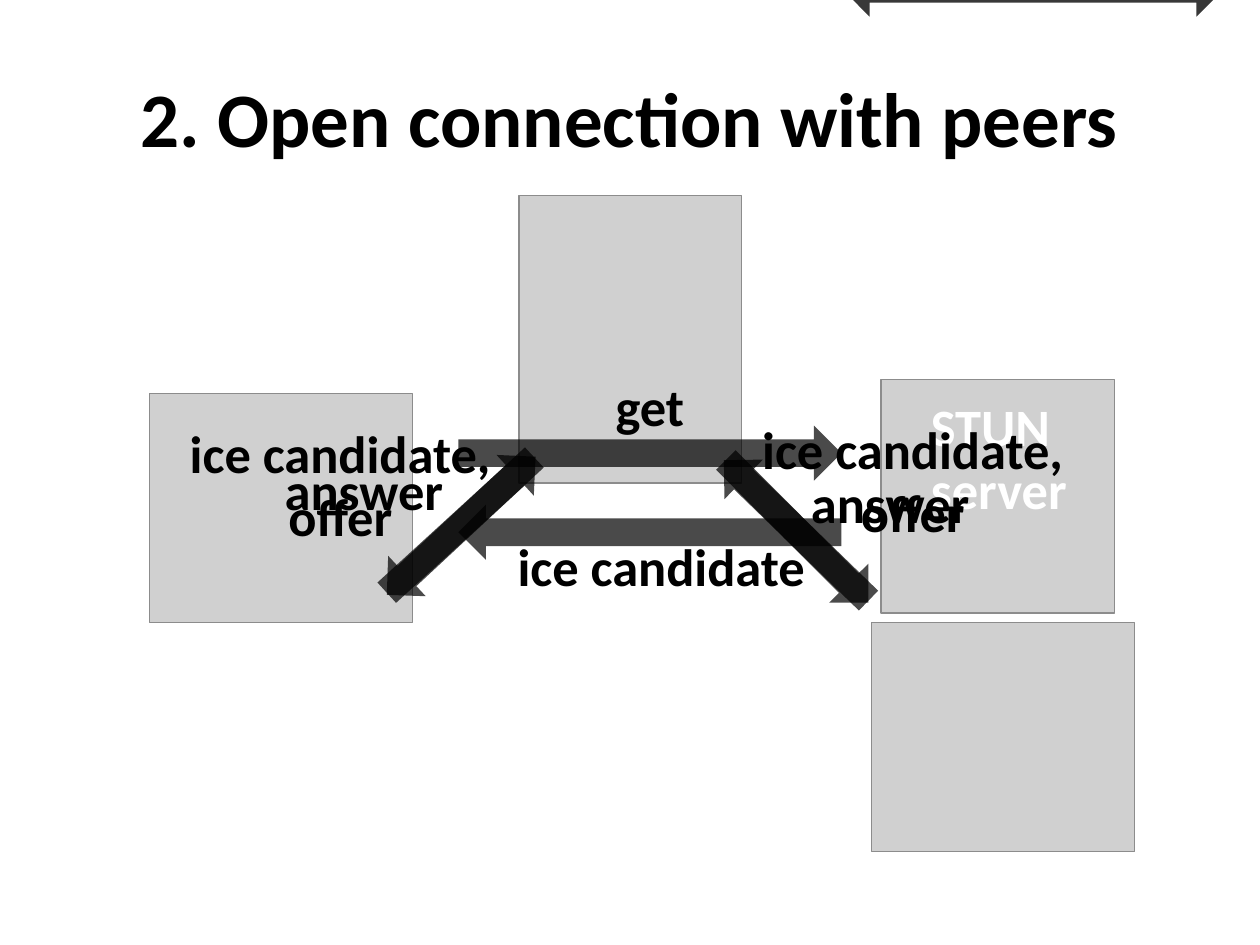
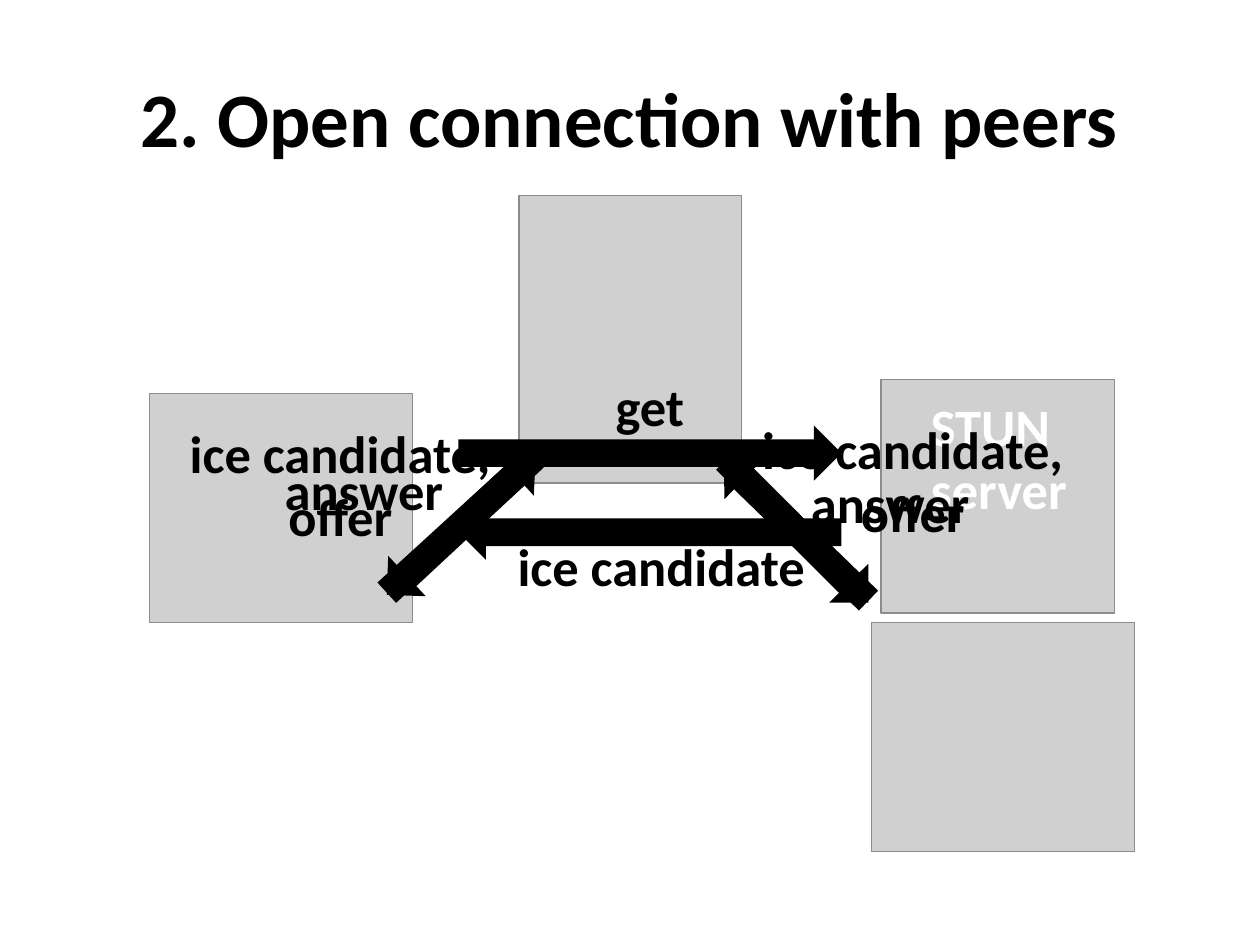
Before and after one commit to wwwiretap/zauberflote, a slide deck: slide 10 of doc/presentation/presentation_long.pptx. Drawn at 1260x945 pixels with LibreOffice and Linux fonts; fonts in the diff are those of the drawing; grey boxes stand for pictures. Boxes give left, top, right and bottom in pixels: in the first picture for what was removed or moved away, otherwise in the second. Text is boxed around its words. In the diff, an @@ line names an element or a change of style, - is before the commit and + after.

```diff
--- a/doc/presentation/presentation_long.pptx
+++ b/doc/presentation/presentation_long.pptx
@@ left right arrow removed at <box>842,0,1225,18</box> @@
@@ fill #000000 at 71% opacity to #000000 in 6 elements at <box>368,437,554,614</box>, <box>707,441,888,623</box>, <box>368,438,554,616</box>, <box>705,440,888,621</box>, <box>459,426,842,481</box>, <box>459,505,842,561</box> @@
```
Also in this commit, not shown: 4 other slides changed, 4 slides added.
